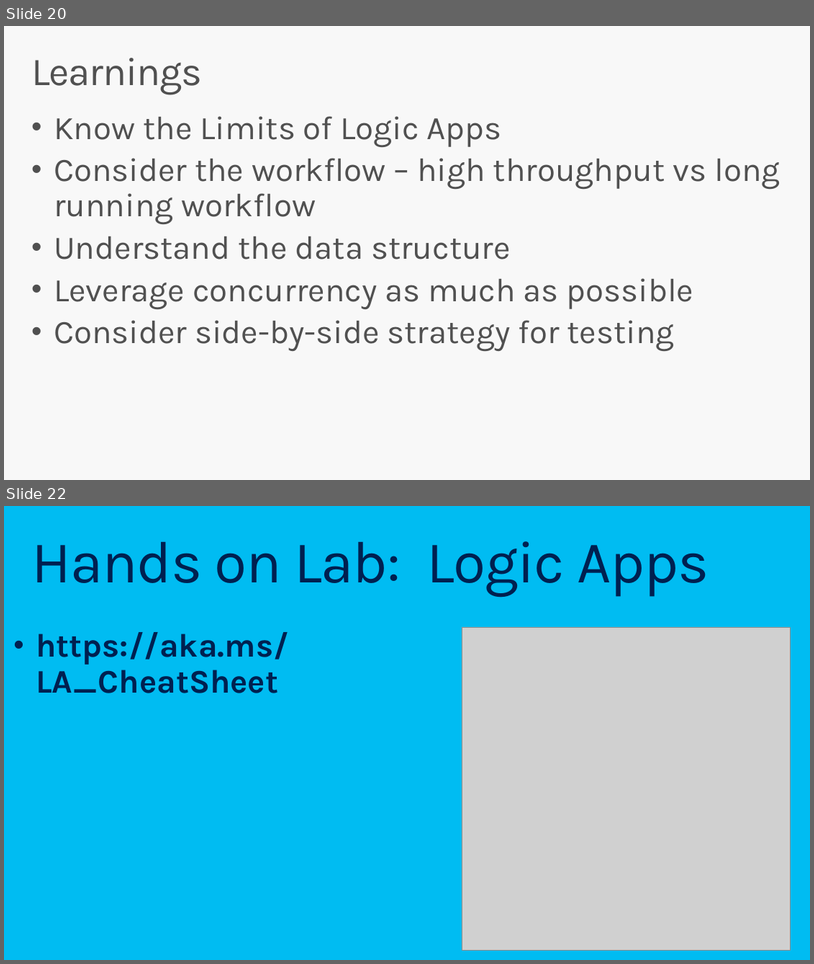
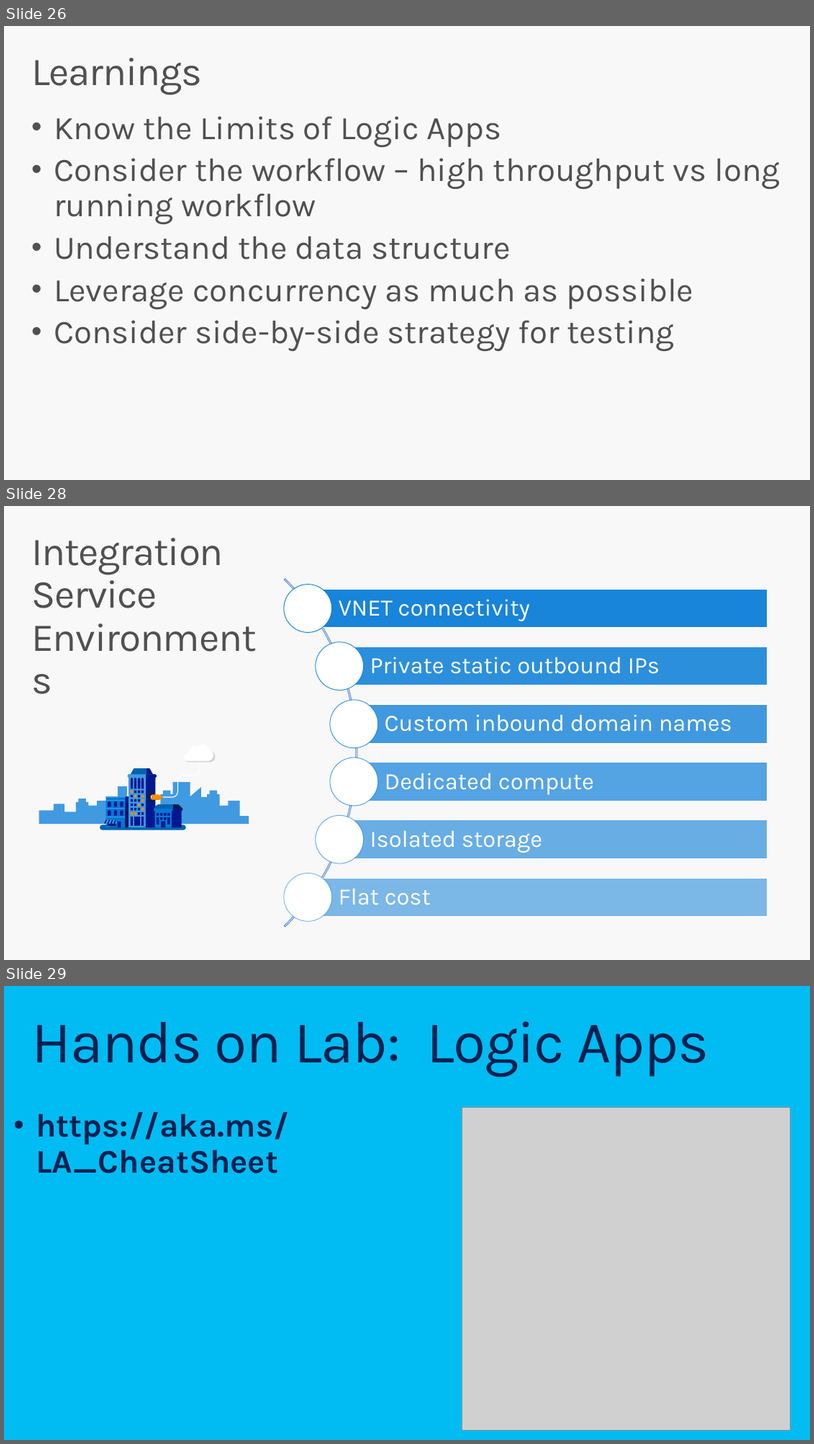
Before and after one commit to codingwithsasquatch/serverless_ninjas_workshop, a slide deck: 5-Logic_App_Overview/Serverless_Workshop-Logic_Apps_Overview.pptx. Shown one above the other, each under a label of ours: slides 20 and 22 before the commit, slides 26, 28 and 29 after it; the slides between them are not shown. The pictures are 814x964 and 814x1444 pixels, drawn with LibreOffice and Linux fonts; fonts in the diff are those of the drawing; grey boxes stand for pictures. Boxes give left, top, right and bottom in pixels: in the first picture for what was removed or moved away, otherwise in the second. Text is boxed around its words. In the diff, an @@ line names an element or a change of style, - is before the commit and + after.

```diff
--- a/5-Logic_App_Overview/Serverless_Workshop-Logic_Apps_Overview.pptx
+++ b/5-Logic_App_Overview/Serverless_Workshop-Logic_Apps_Overview.pptx
@@ slide 28 added at box(4, 506, 810, 960), background #F8F8F8 @@
@@ title added at box(31, 538, 224, 608), 47 pt, text #505050 @@
+Integration Service Environments
@@ group added at box(39, 744, 249, 830): 56 rectangles, 41 freeform shapes @@
@@ group added at box(4, 507, 768, 960): 6 rectangles, 6 texts, 6 ellipses, 1 arch (boxed as its full ring) @@
+VNET connectivity
+Private static outbound IPs
+Custom inbound domain names
+Dedicated compute
+Isolated storage
+Flat cost
@@ what was slide 20 is now slide 26 @@
@@ what was slide 22 is now slide 29 @@
```
Also in this commit, not shown: 8 slides changed, 12 other slides added, 6 slides removed, 2 other files.
